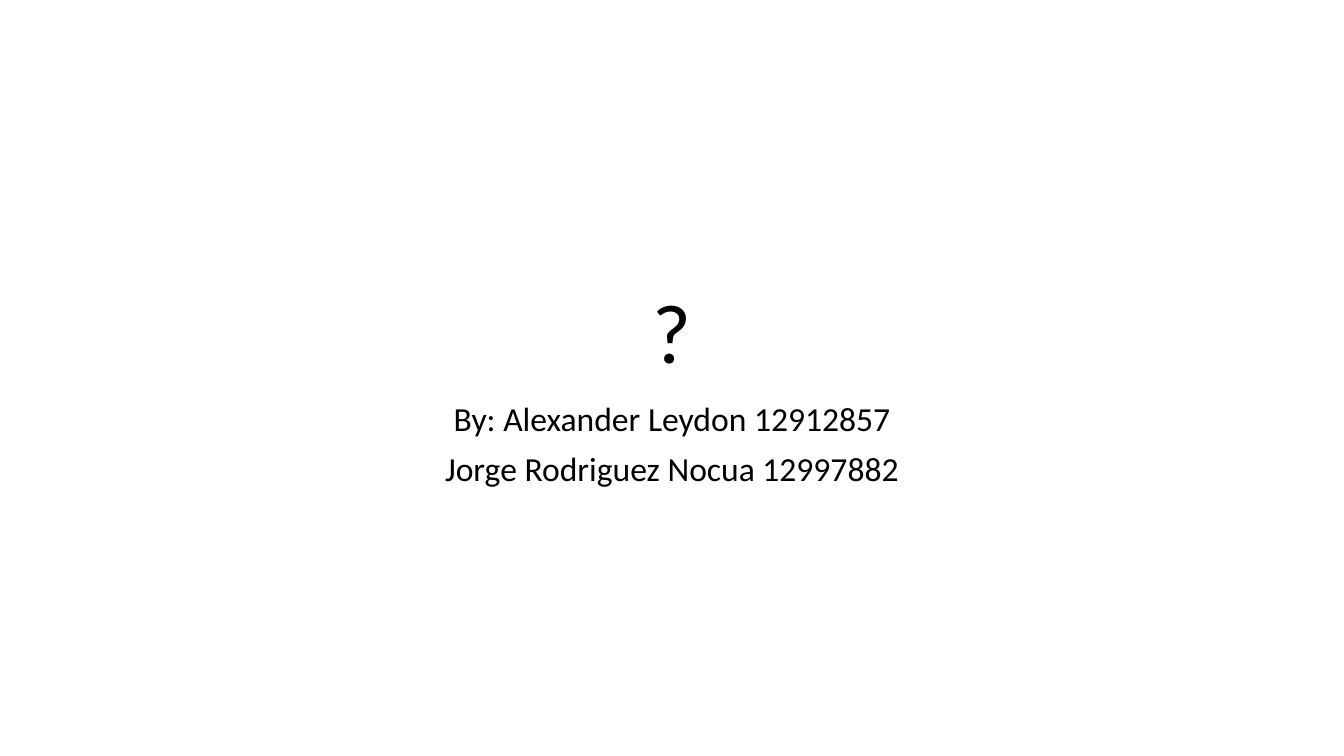
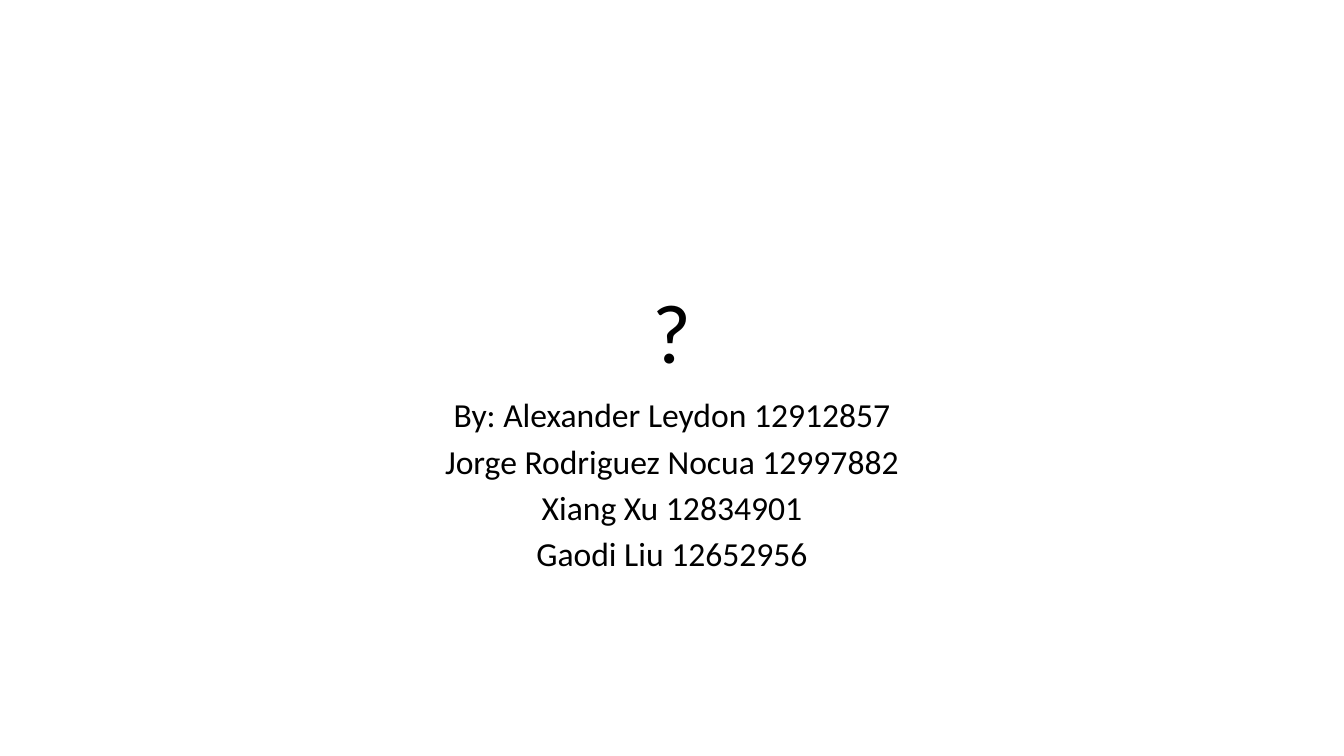
Before and after one commit to uts-ios-dev/project3-group-16, a slide deck: slide 1 of PresentationSlides.pptx. Drawn at 1344x756 pixels with LibreOffice and Linux fonts; fonts in the diff are those of the drawing. Boxes give left, top, right and bottom in pixels: in the first picture for what was removed or moved away, otherwise in the second. Text is boxed around its words. In the diff, an @@ line names an element or a change of style, - is before the commit and + after.

```diff
--- a/PresentationSlides.pptx
+++ b/PresentationSlides.pptx
@@ subtitle at box(445, 403, 898, 480): line spacing 0.9 to 0.8 @@
@@ subtitle at box(536, 497, 807, 567): paragraphs added @@
+Xiang Xu 12834901
+Gaodi Liu 12652956
```
Also in this commit, not shown: 4 other slides changed, 2 other files.
